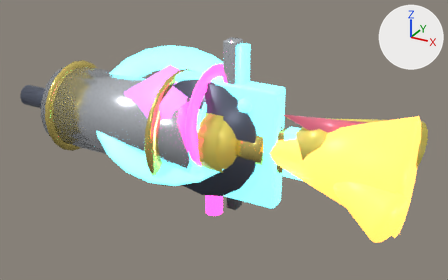
Renders of the glTF model web/assets/models/weapons.glb from each side of a commit.
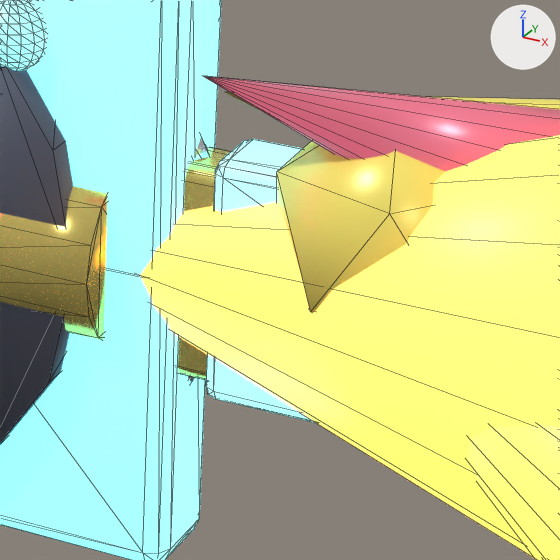
Old and new are each drawn whole from a camera (50 mm lens) standing at (3.37, -3.74, 1.85) and looking at (1.25, 0.1, -0.07) and again close up on the part from 54% to 78% of the width and 36% to 74% of the height. The axes (+X, +Y, +Z) are drawn at upper right. The lights are the same throughout. The older version's two pictures come first. The close-ups show mesh edges as thin lines. Vertices at exactly the same position are counted once.

Objects in the first close-up: 'Weapon_FireBroom', 'Weapon_FryingPan', 'Weapon_Shovel', 'Weapon_Squeegee', 'Weapon_Yardstick' and 1 more.
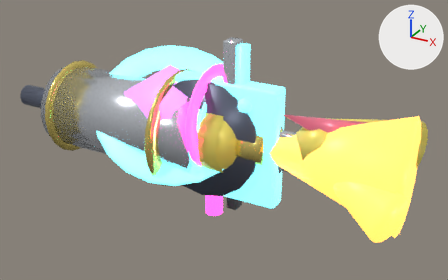
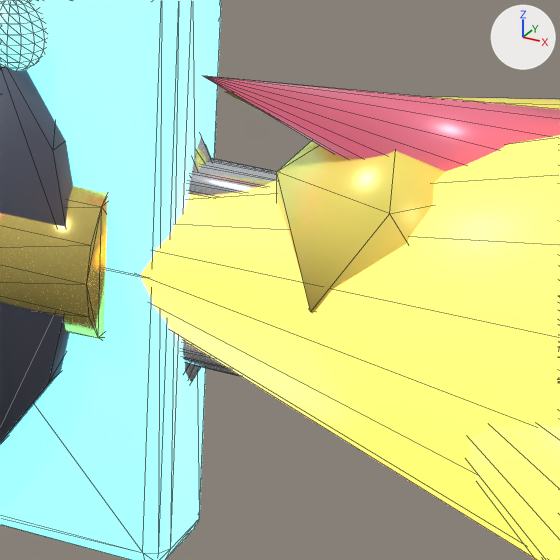
Edits to the bpy script that builds the scene:
```text
Change me_cube:
    used by ob_weapon_yardstick; location = (1.05, 0.0, 0.0)
    remove me_cube.from_pydata(...)  # 344 vertices, 676 faces; spans x -1.73..1.44, y -0.39..0.39, z -0.39..0.39
    add me_cube.from_pydata(...)  # 1021 vertices, 2018 faces; spans x -0.68..2.51, y -0.39..0.39, z -0.39..0.39
    me_cube part 1: the loose piece of 56 vertices spanning x 0.76..1.44, y -0.06..0.06, z -0.18..0.18 is deleted
    me_cube part 2: 56 vertices removed from x -1.2..1.2, y -0.05..0.05, z -0.16..0.16
    other edits to the shape of me_cube do not show in these pictures
Change ob_weapon_yardstick:
    ob_weapon_yardstick.location: (1.05, 0.0, 0.0) -> (0.0, 0.0, 0.0)
```

Where the change shows, as pixel boxes (x1, y1, x2, y2) in the close-ups (560 x 560 px):
'Weapon_Yardstick', reshaped, moved (not visible afterwards): before (178, 139, 314, 422)
part 1 of me_cube, deleted (cyan): before (206, 139, 314, 422)
part 2 of me_cube, deleted: before (178, 147, 231, 380)
'Weapon_Spatula', unchanged, uncovered by the edit: after (183, 158, 277, 376)
